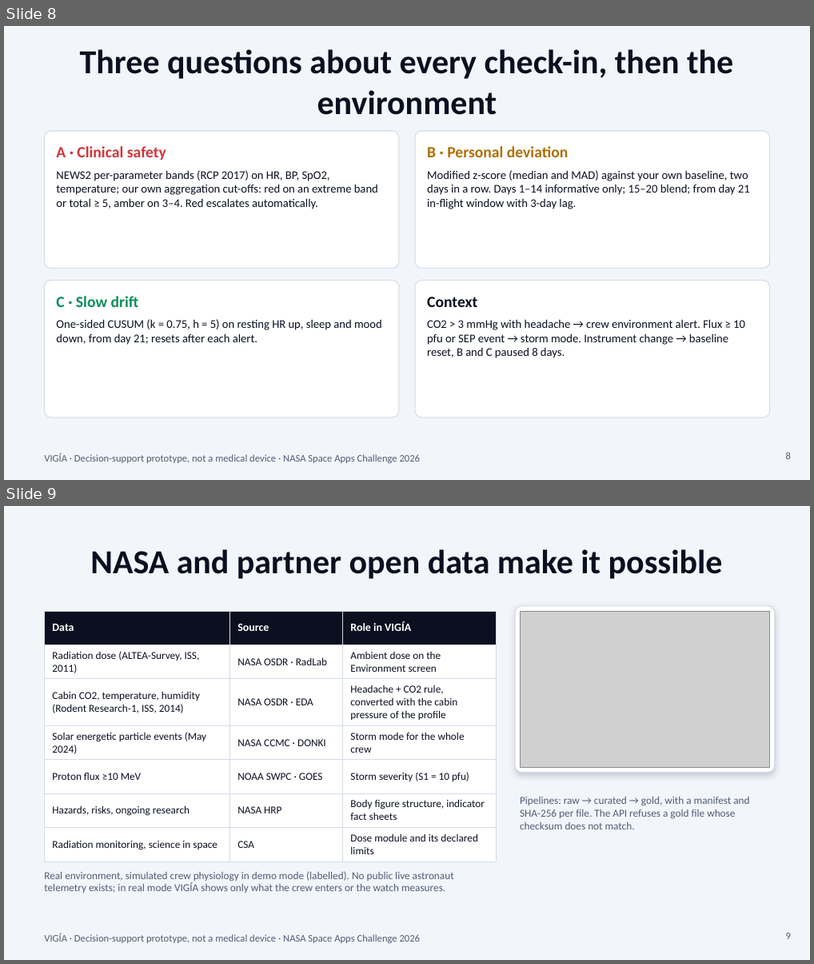
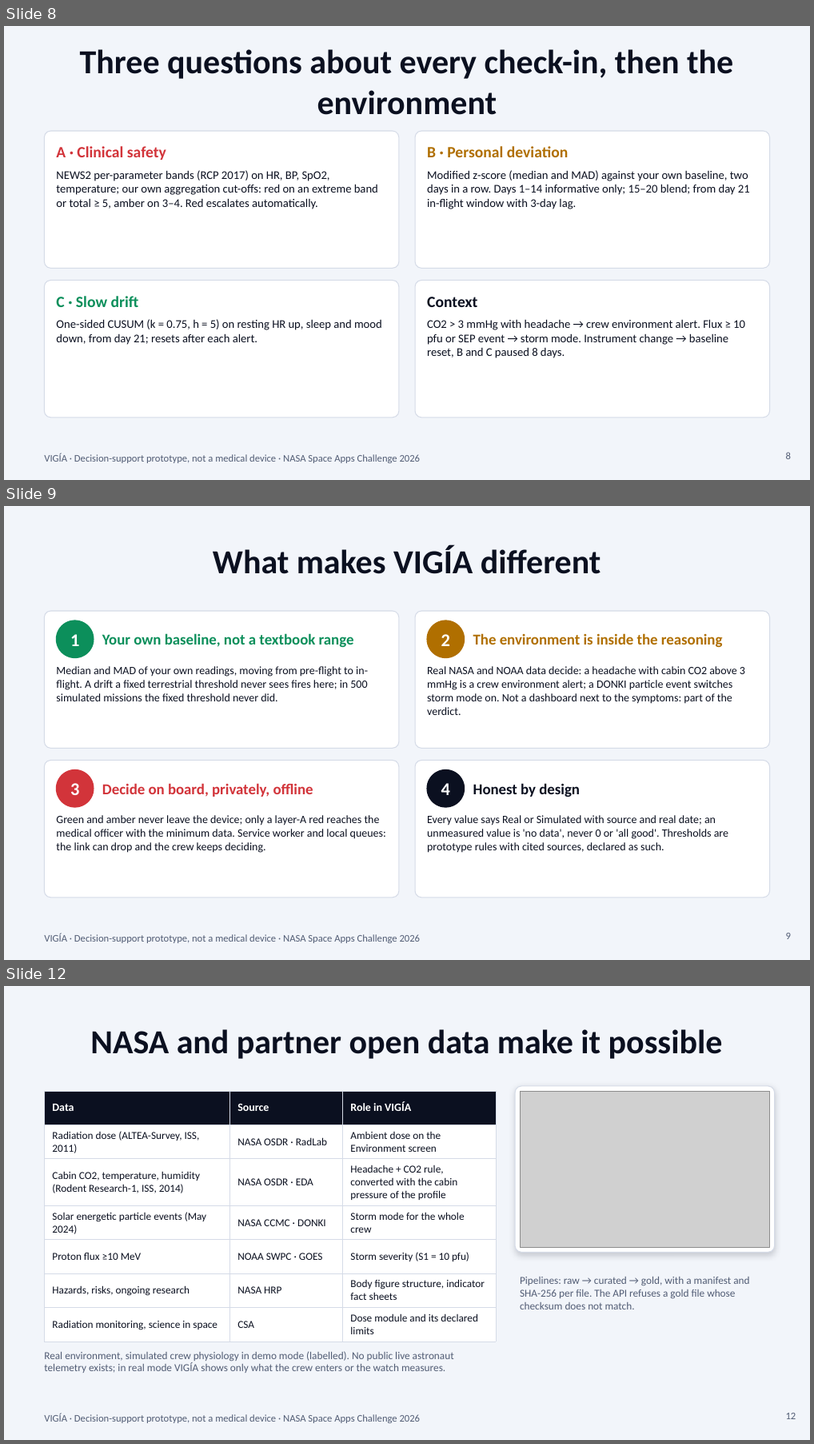
Before and after one commit to RazeZor/Proyecto-nasa-Create-Health-Monitoring-Software-for-Astronauts-on-Space-Missions, a slide deck: auditoria/VIGIA-pitch.pptx. Shown one above the other, each under a label of ours: slides 8 and 9 before the commit, slides 8, 9 and 12 after it; the slides between them are not shown. The pictures are 814x964 and 814x1444 pixels, drawn with LibreOffice and Linux fonts; fonts in the diff are those of the drawing; grey boxes stand for pictures; background and template pictures are left out. Boxes give left, top, right and bottom in pixels: in the first picture for what was removed or moved away, otherwise in the second. Text is boxed around its words. In the diff, an @@ line names an element or a change of style, - is before the commit and + after.

```diff
--- a/auditoria/VIGIA-pitch.pptx
+++ b/auditoria/VIGIA-pitch.pptx
@@ slide 9 added at [4, 506, 810, 960], background #F2F5FA; not listed: 1 template element that a slide beside it also shows @@
@@ title added at [213, 546, 602, 574], 30 pt, text #0B1020, bold @@
+What makes VIGÍA different
@@ rounded rectangle added at [44, 611, 399, 748], fill #FFFFFF, outline #D5DBE7 0.75 pt @@
@@ ellipse added at [57, 620, 94, 658], fill #0C8F5B, outline #0C8F5B 1 pt @@
@@ rounded rectangle added at [415, 611, 770, 748], fill #FFFFFF, outline #D5DBE7 0.75 pt @@
@@ ellipse added at [427, 620, 465, 658], fill #B06F00, outline #B06F00 1 pt @@
@@ text added at [70, 634, 79, 646], 16 pt, text #FFFFFF, bold @@
+1
@@ text added at [102, 633, 354, 648], 13.5 pt, text #0C8F5B, bold @@
+Your own baseline, not a textbook range
@@ text added at [442, 634, 450, 646], 16 pt, text #FFFFFF, bold @@
+2
@@ text added at [474, 633, 723, 648], 13.5 pt, text #B06F00, bold @@
+The environment is inside the reasoning
@@ text added at [56, 666, 368, 701], 10 pt, text #0B1020 @@
+Median and MAD of your own readings, moving from pre-flight to in-flight. A drift a fixed terrestrial threshold never sees fires here; in 500 simulated missions the fixed threshold never did.
@@ text added at [427, 666, 746, 715], 10 pt, text #0B1020 @@
+Real NASA and NOAA data decide: a headache with cabin CO2 above 3 mmHg is a crew environment alert; a DONKI particle event switches storm mode on. Not a dashboard next to the symptoms: part of the verdict.
@@ rounded rectangle added at [44, 760, 399, 897], fill #FFFFFF, outline #D5DBE7 0.75 pt @@
@@ rounded rectangle added at [415, 760, 770, 897], fill #FFFFFF, outline #D5DBE7 0.75 pt @@
@@ ellipse added at [57, 770, 94, 807], fill #D2343A, outline #D2343A 1 pt @@
@@ text added at [70, 783, 79, 795], 16 pt, text #FFFFFF, bold @@
+3
@@ text added at [102, 783, 314, 796], 13.5 pt, text #D2343A, bold @@
+Decide on board, privately, offline
@@ ellipse added at [427, 770, 465, 807], fill #0B1020, outline #0B1020 1 pt @@
@@ text added at [442, 783, 450, 795], 16 pt, text #FFFFFF, bold @@
+4
@@ text added at [474, 783, 580, 797], 13.5 pt, text #0B1020, bold @@
+Honest by design
@@ text added at [56, 815, 386, 852], 10 pt, text #0B1020 @@
+Green and amber never leave the device; only a layer-A red reaches the medical officer with the minimum data. Service worker and local queues: the link can drop and the crew keeps deciding.
@@ text added at [427, 815, 729, 852], 10 pt, text #0B1020 @@
+Every value says Real or Simulated with source and real date; an unmeasured value is 'no data', never 0 or 'all good'. Thresholds are prototype rules with cited sources, declared as such.
@@ page number added at [786, 932, 791, 939], 9 pt, text #525D75 @@
+9
@@ what was slide 9 is now slide 12 @@
@@ page number at [786, 1412, 797, 1419]: text changed @@
-9
+12
```
Also in this commit, not shown: 2 other slides added, 8 other files.
